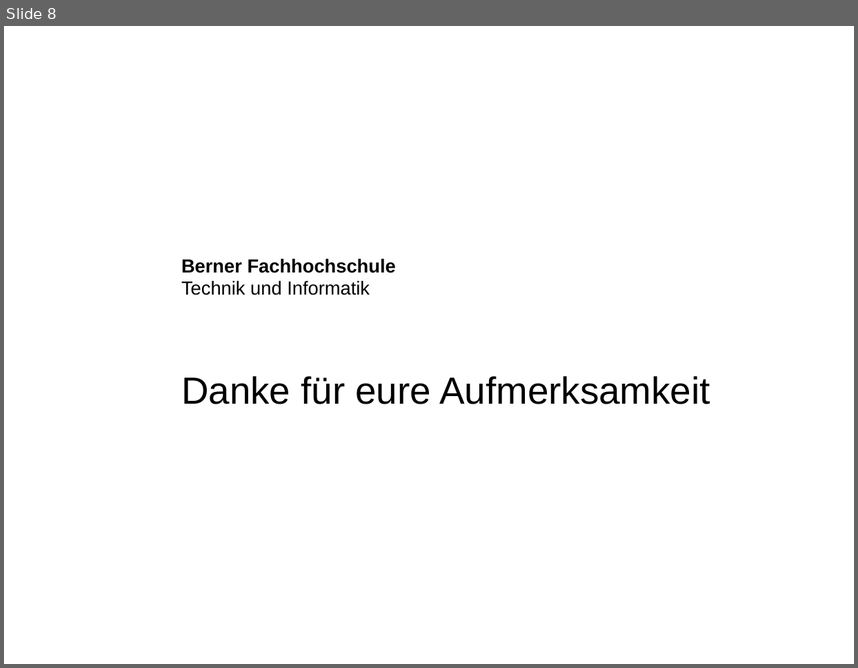
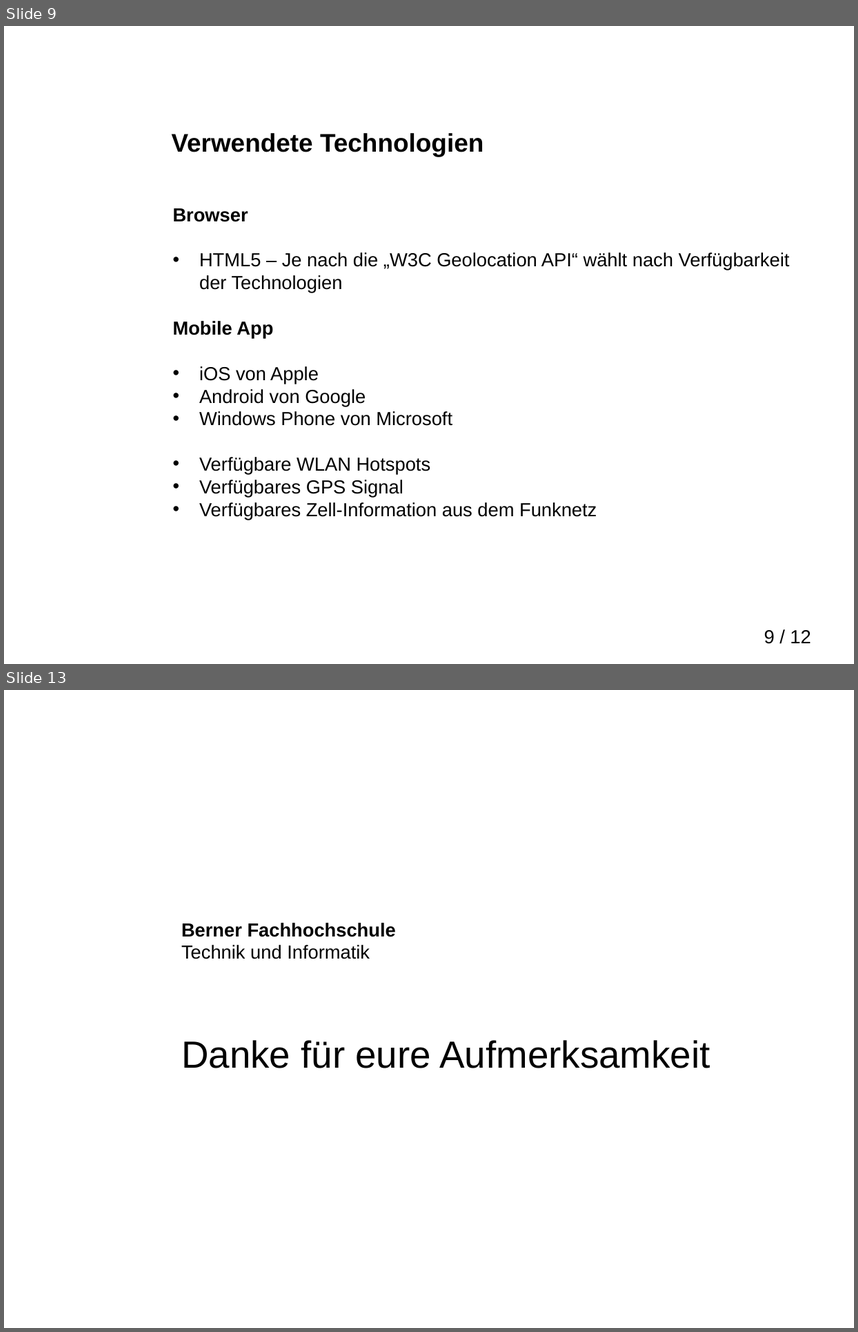
Before and after one commit to martinmoserswiss/LBSSwitzerland, a slide deck: Präsentation/Praesentation_LBS_in_Switzerland.pptx. Shown one above the other, each under a label of ours: slide 8 before the commit, slides 9 and 13 after it; the slides between them are not shown. The pictures are 858x668 and 858x1332 pixels, drawn with LibreOffice and Linux fonts; fonts in the diff are those of the drawing; background and template pictures are left out. Boxes give left, top, right and bottom in pixels: in the first picture for what was removed or moved away, otherwise in the second. Text is boxed around its words. In the diff, an @@ line names an element or a change of style, - is before the commit and + after.

```diff
--- a/Präsentation/Praesentation_LBS_in_Switzerland.pptx
+++ b/Präsentation/Praesentation_LBS_in_Switzerland.pptx
@@ slide 9 added at (x1=4, y1=26, x2=854, y2=664), background picture (left out) @@
@@ text added at (x1=172, y1=36, x2=597, y2=74), 12 pt, text #FFFFFF, bold @@
+Berner Fachhochschule
+Technik und Informatik
@@ title added at (x1=172, y1=133, x2=484, y2=156), 21.6 pt, text #000000, bold @@
+Verwendete Technologien
@@ text added at (x1=173, y1=208, x2=790, y2=519), 16 pt, text #000000 @@
+Browser
+• HTML5 – Je nach die „W3C Geolocation API“ wählt nach Verfügbarkeit der Technologien
+Mobile App
+• iOS von Apple
+• Android von Google
+• Windows Phone von Microsoft
+• Verfügbare WLAN Hotspots
+• Verfügbares GPS Signal
+• Verfügbares Zell-Information aus dem Funknetz
@@ page number added at (x1=764, y1=630, x2=811, y2=644), 16 pt, text #000000 @@
+9 / 12
@@ what was slide 8 is now slide 13 @@
```
Also in this commit, not shown: 5 slides changed, 7 other slides added, 3 slides removed, 3 other files.
